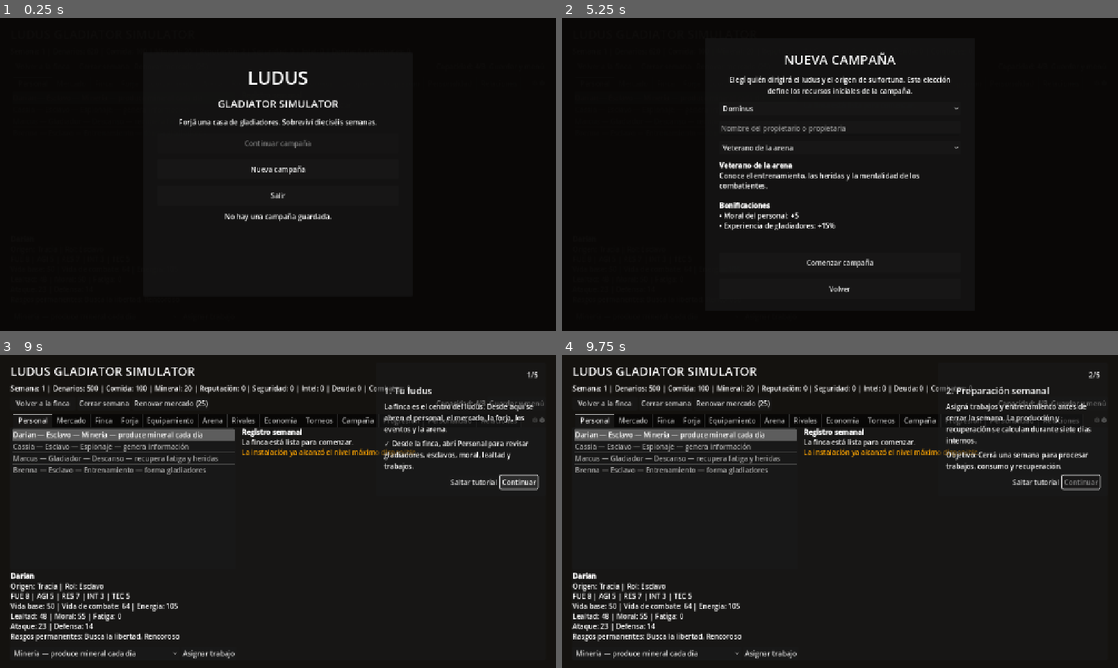
Above: before the commit, frames 1-4 (two rows, left to right).
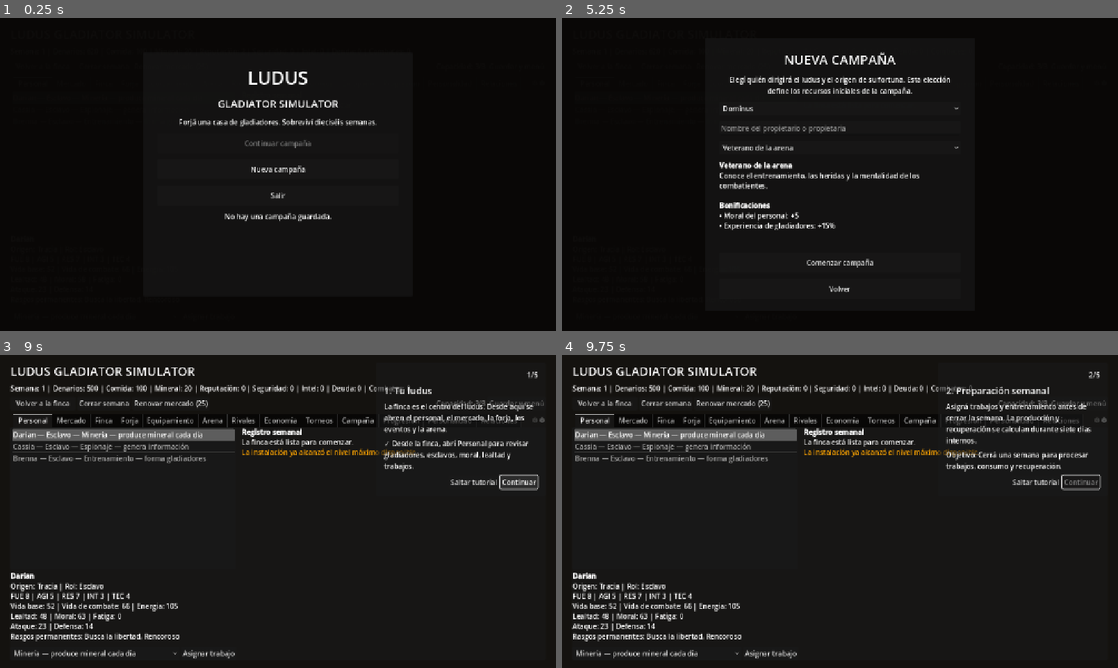
Above: after the commit, the same moments.

Repository: syfaadelia67-bot/Ludus-Gladiator-Simulator
Game: Godot game, scene res://scenes/Main.tscn
The game is run twice, just before and just after one commit, with the same random seed, the same clock (stepped at 60 frames per second) and the same inputs.
Inputs (mouse positions are in pixels of both pictures, inside the frame that each line leads up to):
- Up to frame 1 (0.25 s): no input
- Up to frame 2 (5.25 s): click "Volver a la finca" at 0.5 s; click "Cerrar semana" at 1.25 s; click "Renovar mercado (25)" at 2 s; click "Guardar y menú" at 2.75 s; click "Minería — produce mineral cad…" at 3.5 s; click "Asignar trabajo" at 4.25 s; click "Nueva campaña" at 5 s
- Up to frame 3 (9 s): click (278, 464) at 5.77 s; type "Alex" at 5.85 s; click "Comenzar campaña" at 6.5 s; click "Mejorar instalación" at 7.25 s; click "Abrir administración y campaña" at 8 s; click "Abrir Personal" at 8.75 s
- Up to frame 4 (9.75 s): click "Continuar" at 9.5 s

The runs differ from the first frame. In frame 3, 0.9% of the frame differs, in the area x 2-86%, y 14-85%; in frame 4, 0.9%.

Commit message:
Start demo campaign with three slaves only

Diff:
--- a/game/scripts/systems/roster_manager.gd
+++ b/game/scripts/systems/roster_manager.gd
@@ -29,18 +29,17 @@
         _seed_initial_roster()
 
 func _seed_initial_roster() -> void:
+    people.clear()
     var starters := [
-        {"id":"darian","name":"Darian","origin":"Tracia","strength":8,"agility":5,"endurance":7,"intelligence":3,"loyalty":48,"traits":["freedom_seeker","vengeful"]},
-        {"id":"cassia","name":"Cassia","origin":"Numidia","strength":4,"agility":8,"endurance":5,"intelligence":8,"loyalty":61,"traits":["superstitious","mentor"]},
-        {"id":"marcus","name":"Marcus","origin":"Italia","role":"gladiator","strength":7,"agility":7,"endurance":6,"intelligence":5,"loyalty":72,"traits":["arena_lover","popular"]},
-        {"id":"brenna","name":"Brenna","origin":"Britania","strength":6,"agility":6,"endurance":8,"intelligence":4,"loyalty":55,"traits":["protector","beast_hunter"]}
+        {"id":"darian","name":"Darian","origin":"Tracia","role":"slave","strength":8,"agility":5,"endurance":7,"intelligence":3,"technique":4,"health":52,"loyalty":48,"morale":58,"traits":["freedom_seeker","vengeful"]},
+        {"id":"cassia","name":"Cassia","origin":"Numidia","role":"slave","strength":4,"agility":8,"endurance":5,"intelligence":8,"technique":6,"health":46,"loyalty":61,"morale":64,"traits":["superstitious","mentor"]},
+        {"id":"brenna","name":"Brenna","origin":"Britania","role":"slave","strength":6,"agility":6,"endurance":8,"intelligence":4,"technique":5,"health":55,"loyalty":55,"morale":62,"traits":["protector","beast_hunter"]}
     ]
     for data in starters:
         people.append(PERSON_SCRIPT.new(data))
     people[0].assign_job("mining")
     people[1].assign_job("espionage")
-    people[2].assign_job("idle")
-    people[3].assign_job("training")
+    people[2].assign_job("training")
     roster_changed.emit()
 
 func add_person(person) -> bool:
@@ -52,6 +51,19 @@
 
 func has_capacity() -> bool:
     return people.size() < capacity
+
+func has_gladiator() -> bool:
+    for person in people:
+        if person.role == "gladiator":
+            return true
+    return false
+
+func get_gladiators() -> Array:
+    var result: Array = []
+    for person in people:
+        if person.role == "gladiator":
+            result.append(person)
+    return result
 
 func get_capacity_summary() -> String:
     return "%d/%d" % [people.size(), capacity]
